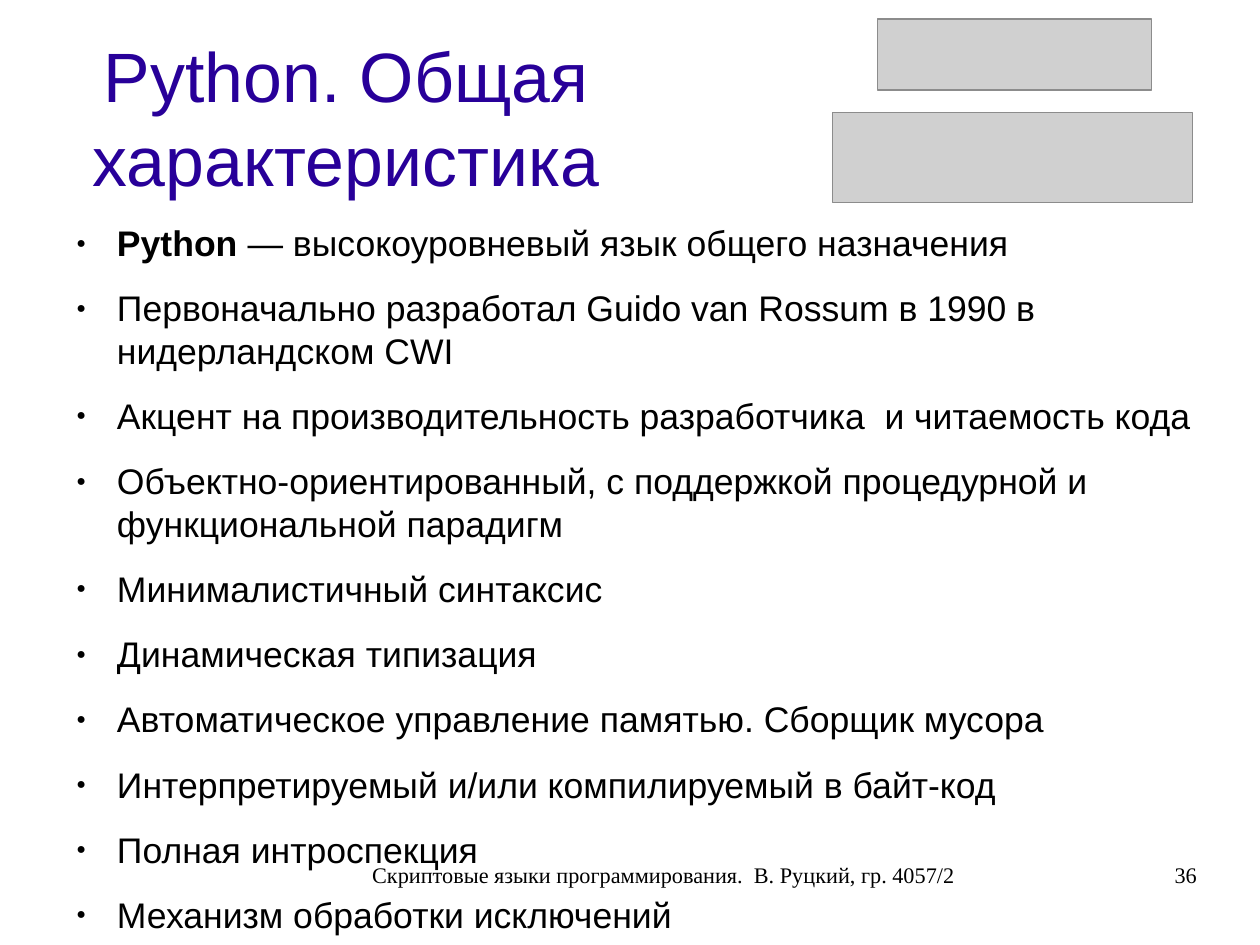
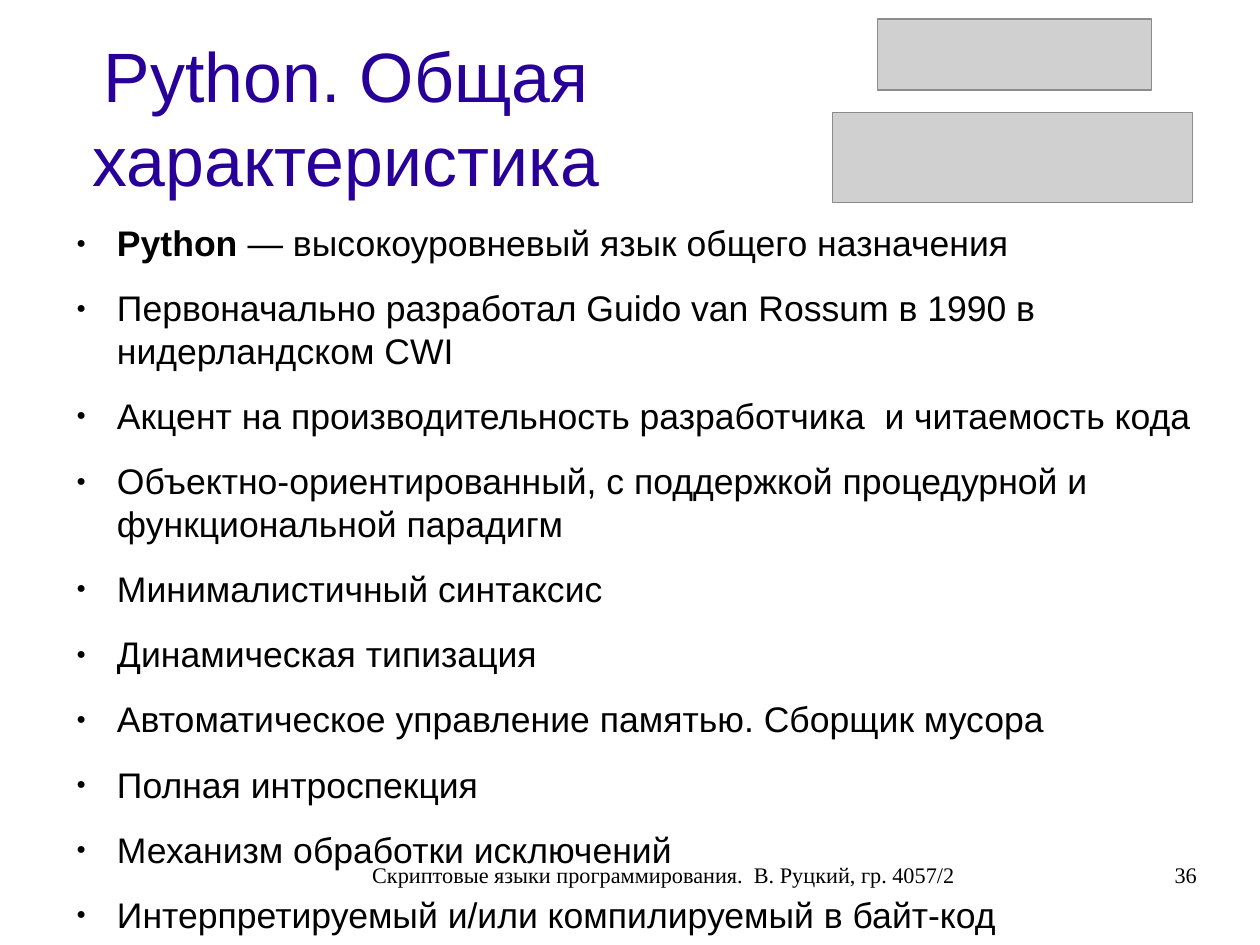
Before and after one commit to rutsky/semester07, a slide deck: slide 36 of Operation_systems/scripting_languages/40572_Rutsky_Scripting_languages.odp. Drawn at 1260x945 pixels with LibreOffice and Linux fonts; fonts in the diff are those of the drawing; grey boxes stand for pictures. Boxes give left, top, right and bottom in pixels: in the first picture for what was removed or moved away, otherwise in the second. Text is boxed around its words. In the diff, an @@ line names an element or a change of style, - is before the commit and + after.

```diff
--- a/Operation_systems/scripting_languages/40572_Rutsky_Scripting_languages.odp
+++ b/Operation_systems/scripting_languages/40572_Rutsky_Scripting_languages.odp
@@ text at bbox=[117, 771, 996, 805]: paragraph removed @@
-● Интерпретируемый и/или компилируемый в байт-код
@@ text at bbox=[117, 901, 996, 935]: paragraph added @@
+● Интерпретируемый и/или компилируемый в байт-код
```
Also in this commit, not shown: 3 other slides changed, 3 slides added.
